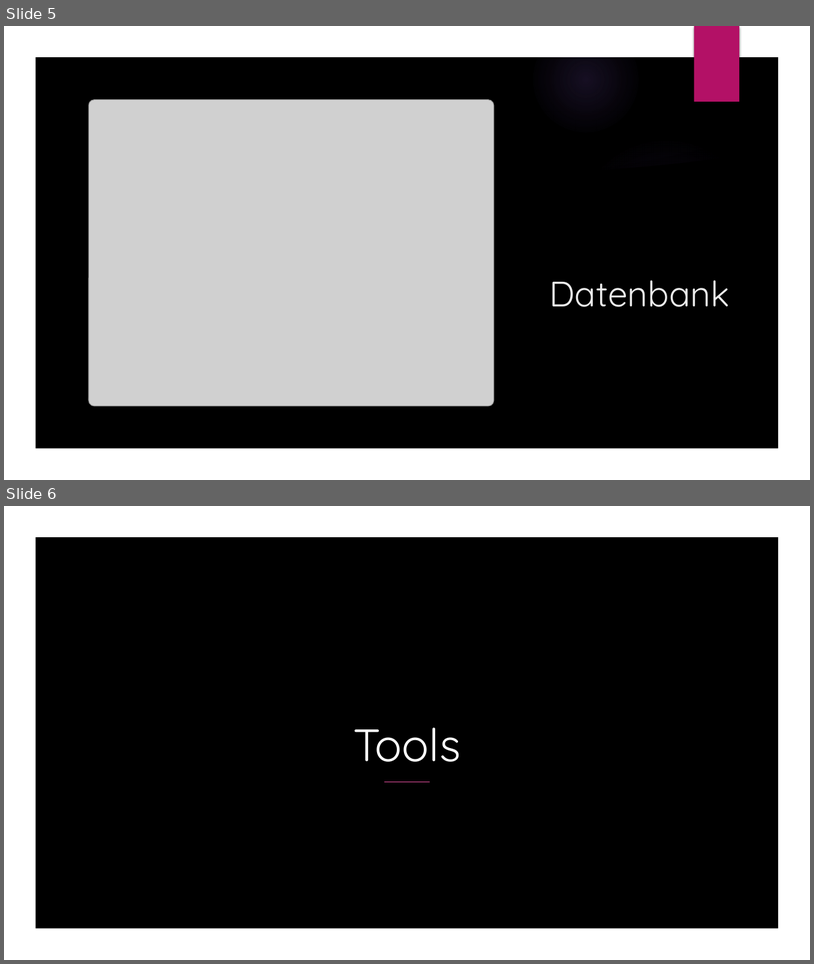
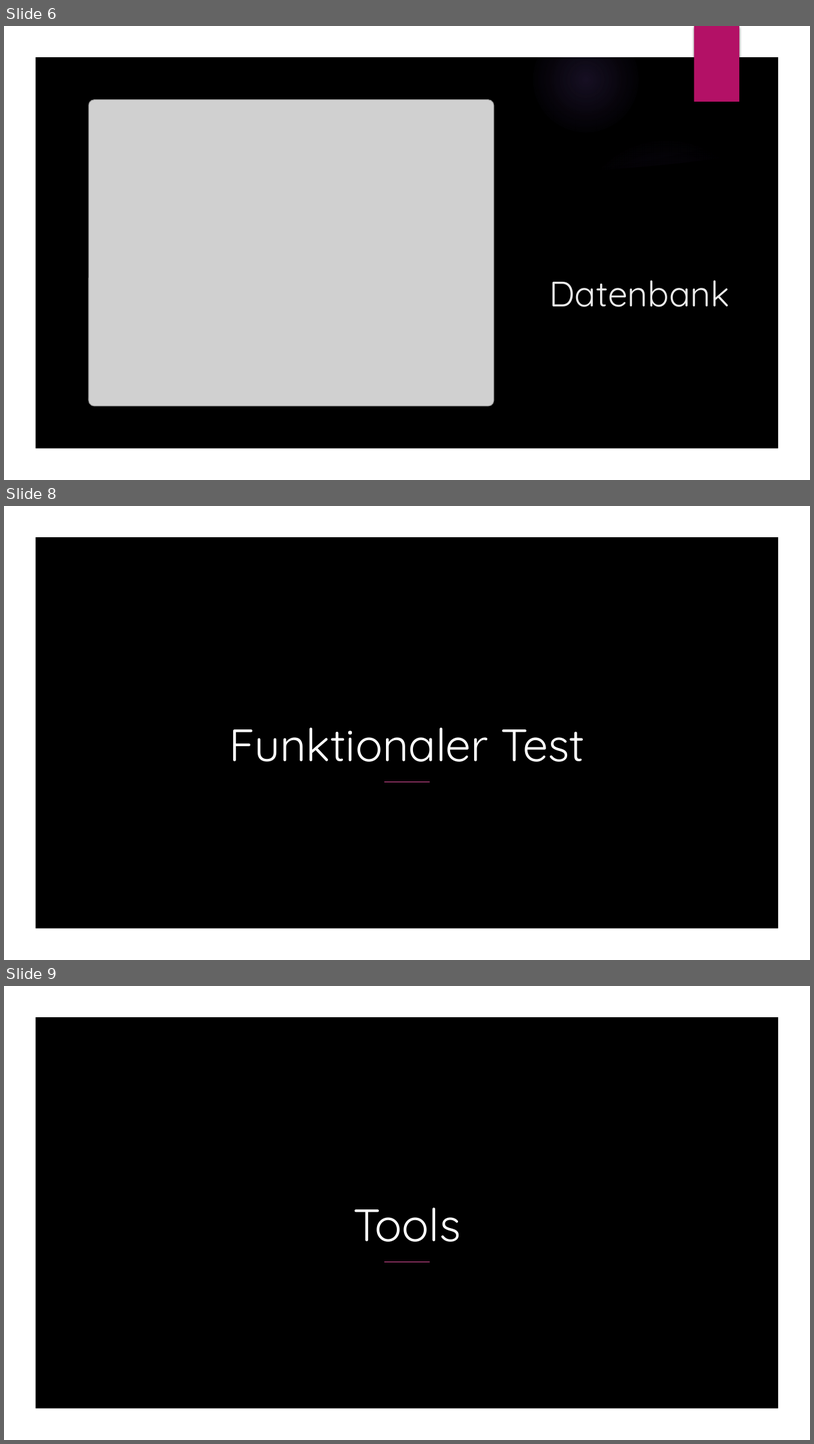
Before and after one commit to yourChoiceHO/Documentation, a slide deck: Präsentation/YourChoice.pptx. Shown one above the other, each under a label of ours: slides 5 and 6 before the commit, slides 6, 8 and 9 after it; the slides between them are not shown. The pictures are 814x964 and 814x1444 pixels, drawn with LibreOffice and Linux fonts; fonts in the diff are those of the drawing; grey boxes stand for pictures; background and template pictures are left out. Boxes give left, top, right and bottom in pixels: in the first picture for what was removed or moved away, otherwise in the second. Text is boxed around its words. In the diff, an @@ line names an element or a change of style, - is before the commit and + after.

```diff
--- a/Präsentation/YourChoice.pptx
+++ b/Präsentation/YourChoice.pptx
@@ slide 8 added at bbox=[4, 506, 810, 960], background picture (left out); not listed: 4 template elements that a slide beside it also shows @@
@@ freeform shape added at bbox=[4, 506, 810, 960], fill #000000 @@
@@ rectangle added at bbox=[4, 506, 810, 960], fill #000000 @@
@@ freeform shape added at bbox=[4, 506, 810, 960], fill #FFFFFF @@
@@ rectangle added at bbox=[694, 506, 740, 582], fill #B31166 @@
@@ title added at bbox=[229, 727, 585, 762], 54 pt, text #FFFFFF @@
+Funktionaler Test
@@ line added from (385, 782) to (430, 782), #EF53A5 1 pt @@
@@ what was slide 5 is now slide 6 @@
@@ what was slide 6 is now slide 9 @@
```
Also in this commit, not shown: 3 slides changed, 2 other slides added, 5 slides removed.
